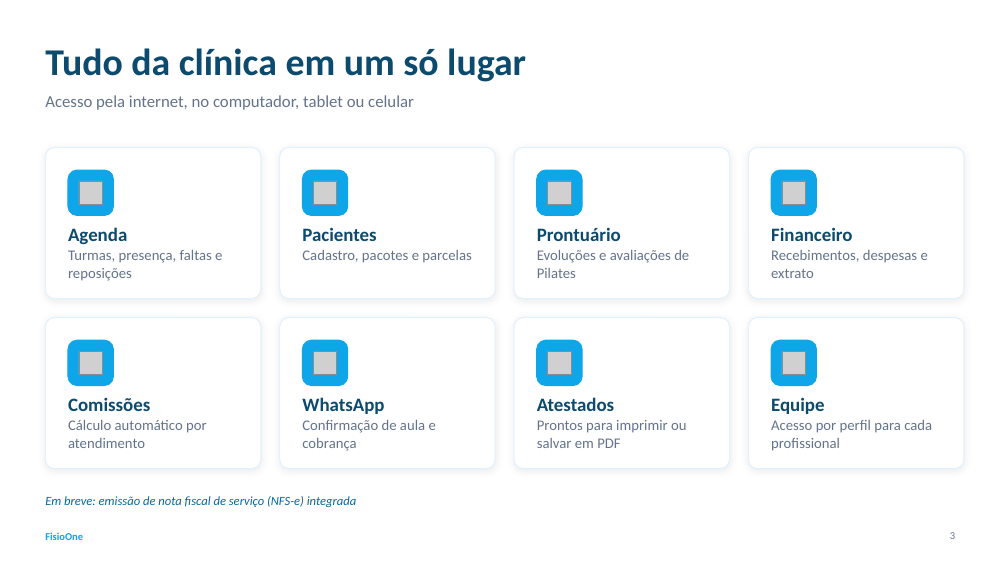
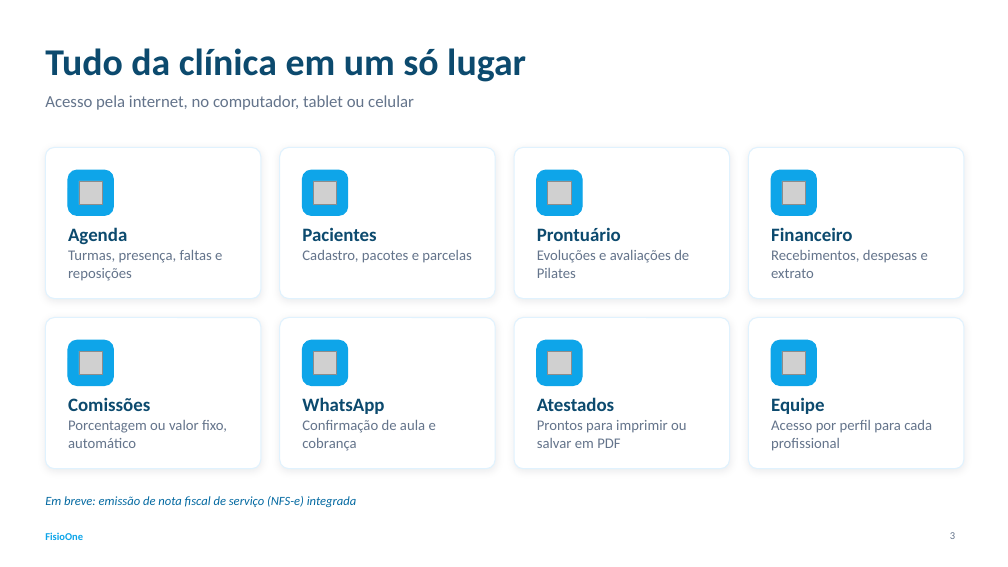
Before and after one commit to andremacedodev/ClinicaFisioterapia, a slide deck: slide 3 of docs/apresentacao/FisioOne_Apresentacao.pptx. Drawn at 1008x567 pixels with LibreOffice and Linux fonts; fonts in the diff are those of the drawing; grey boxes stand for pictures. Boxes give left, top, right and bottom in pixels: in the first picture for what was removed or moved away, otherwise in the second. Text is boxed around its words. In the diff, an @@ line names an element or a change of style, - is before the commit and + after.

```diff
--- a/docs/apresentacao/FisioOne_Apresentacao.pptx
+++ b/docs/apresentacao/FisioOne_Apresentacao.pptx
@@ text at (x1=68, y1=420, x2=227, y2=448): text changed @@
-Cálculo automático por atendimento
+Porcentagem ou valor fixo, automático
```
Also in this commit, not shown: 1 other slide changed, 3 slides added, 1 slide removed, 6 other files.
